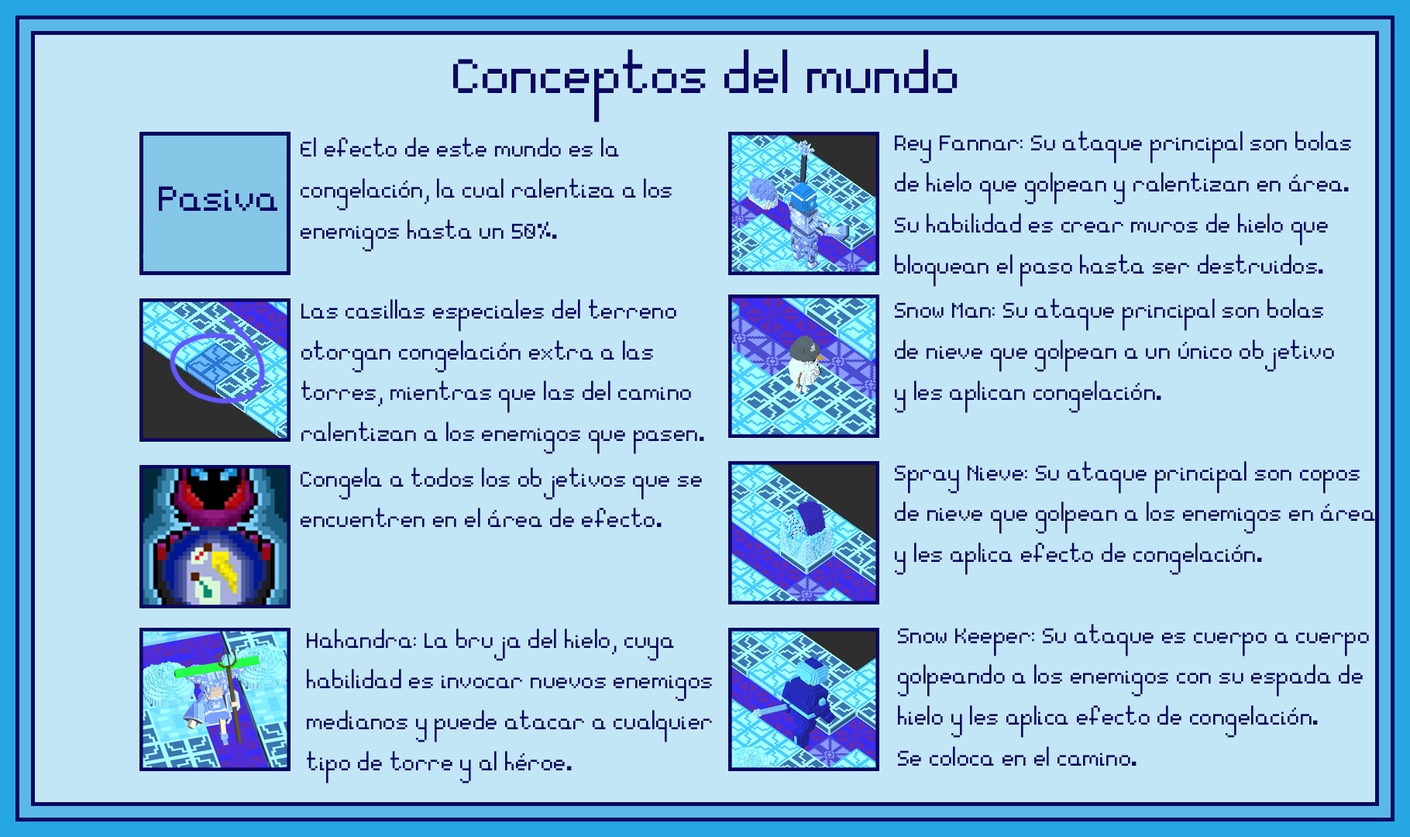
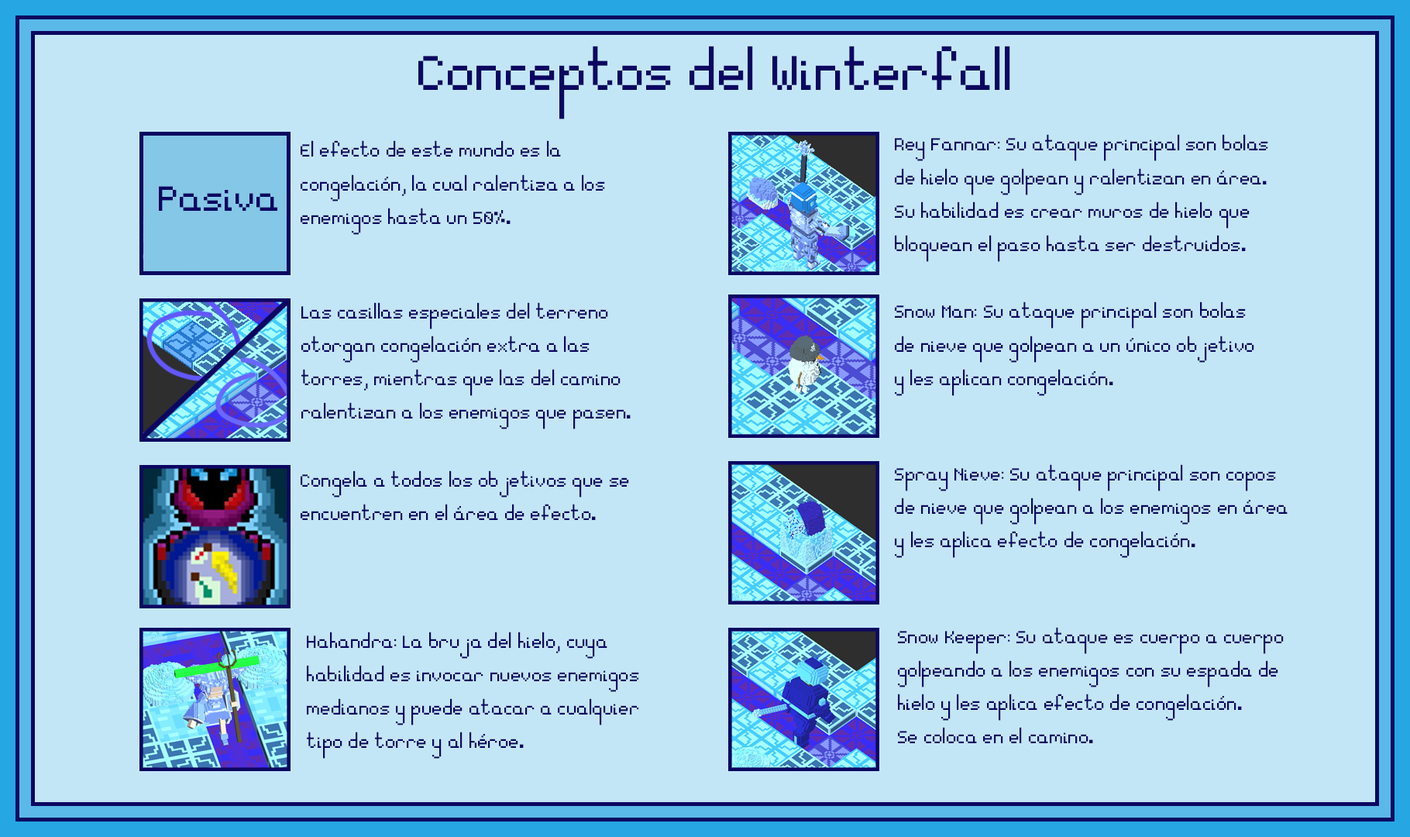
Layers edited between the first and the second 1410×837 image:
renamed "Conceptos del mundo" to "Conceptos del Winterfall", painted on it over [418, 45, 1011, 123]
painted on "Hahandra: La bruja del hielo, cuya habilidad es invocar nuevos" over [306, 628, 712, 784]
painted on "Snow Keeper: Su ataque es cuerpo a cuerpo golpeando a los enemi" over [897, 623, 1369, 766]
painted on "Spray Nieve: Su ataque principal son copos de nieve que golpean" over [894, 460, 1375, 575]
painted on "Snow Man: Su ataque principal son bolas de nieve que golpean a" over [894, 298, 1334, 413]
painted on "Rey Fannar: Su ataque principal son bolas de hielo que golpean" over [894, 130, 1351, 287]
painted on "Congela a todos los objetivos que se encuentren en el área de e" over [300, 467, 702, 527]
painted on "Las casillas especiales del terreno otorgan congelación extra a" over [301, 299, 705, 454]
painted on "El efecto de este mundo es la congelación, la cual ralentiza a" over [300, 137, 672, 252]
added layer "Capa 4" above "Casilla" over [142, 301, 383, 527]
painted on "Casilla" over [142, 301, 324, 487]
